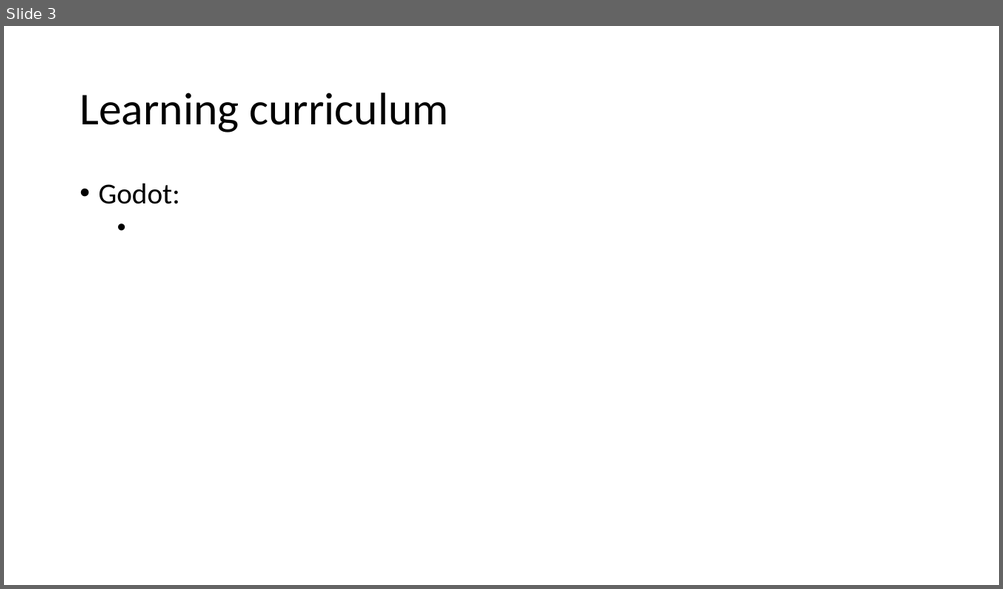
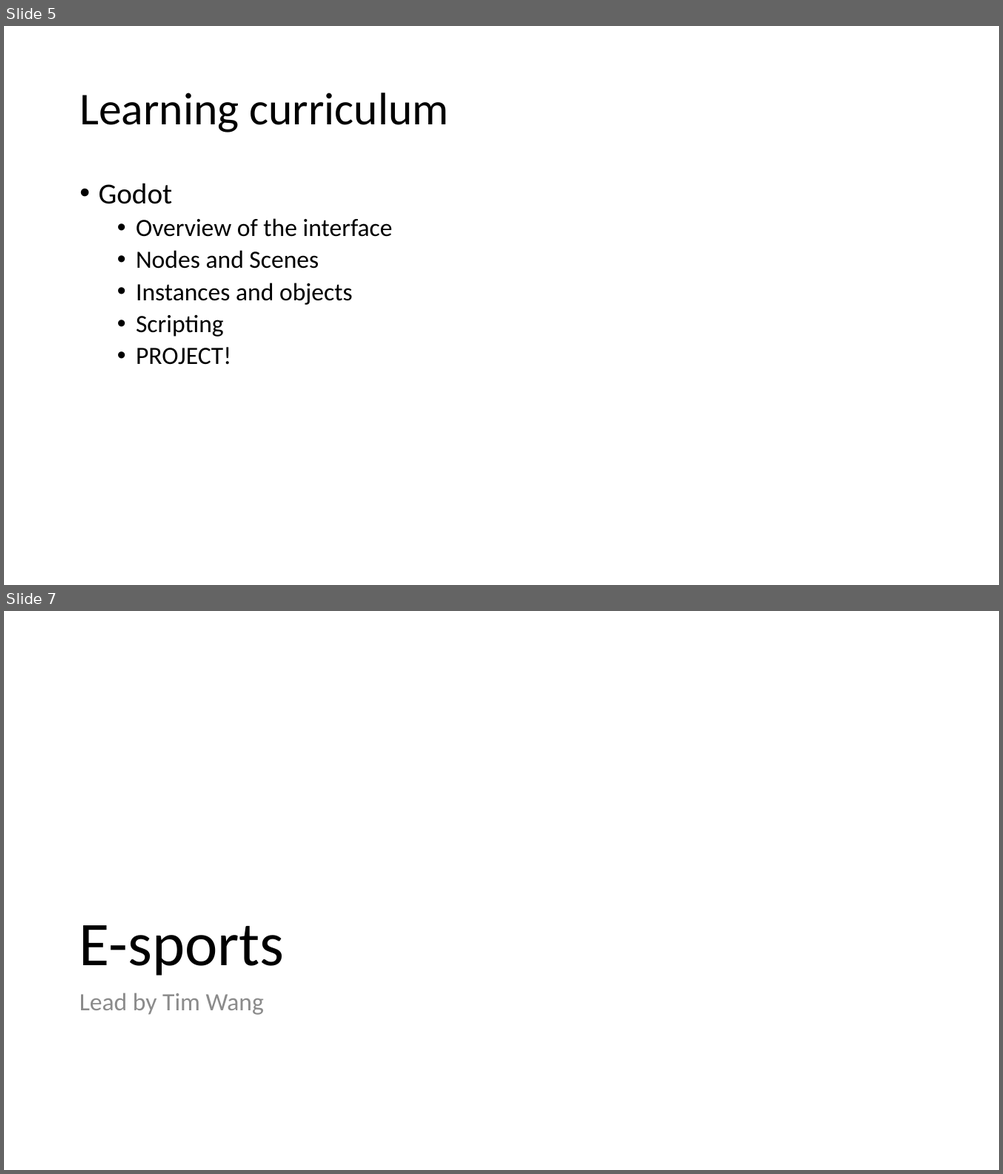
Before and after one commit to Huron-Computer-Science-Club/General_Information, a slide deck: Kick_off_slides.pptx. Shown one above the other, each under a label of ours: slide 3 before the commit, slides 5 and 7 after it; the slides between them are not shown. The pictures are 1003x589 and 1003x1174 pixels, drawn with LibreOffice and Linux fonts; fonts in the diff are those of the drawing. Boxes give left, top, right and bottom in pixels: in the first picture for what was removed or moved away, otherwise in the second. Text is boxed around its words. In the diff, an @@ line names an element or a change of style, - is before the commit and + after.

```diff
--- a/Kick_off_slides.pptx
+++ b/Kick_off_slides.pptx
@@ slide 7 added at box(4, 611, 999, 1170), background #FFFFFF @@
@@ title added at box(79, 925, 284, 976), 60 pt, text #000000 @@
+E-sports
@@ text added at box(79, 993, 264, 1015), 24 pt, text #8C8C8C @@
+Lead by Tim Wang
@@ what was slide 3 is now slide 5 @@
@@ slide 5 changed as well @@
@@ text at box(99, 183, 392, 365): text changed; size 28 to 24 pt @@
-• Godot:
+• Godot
+  • Overview of the interface
+  • Nodes and Scenes
+  • Instances and objects
+  • Scripting
+  • PROJECT!
```
Also in this commit, not shown: 2 other slides changed, 3 other slides added, 7 other files.
